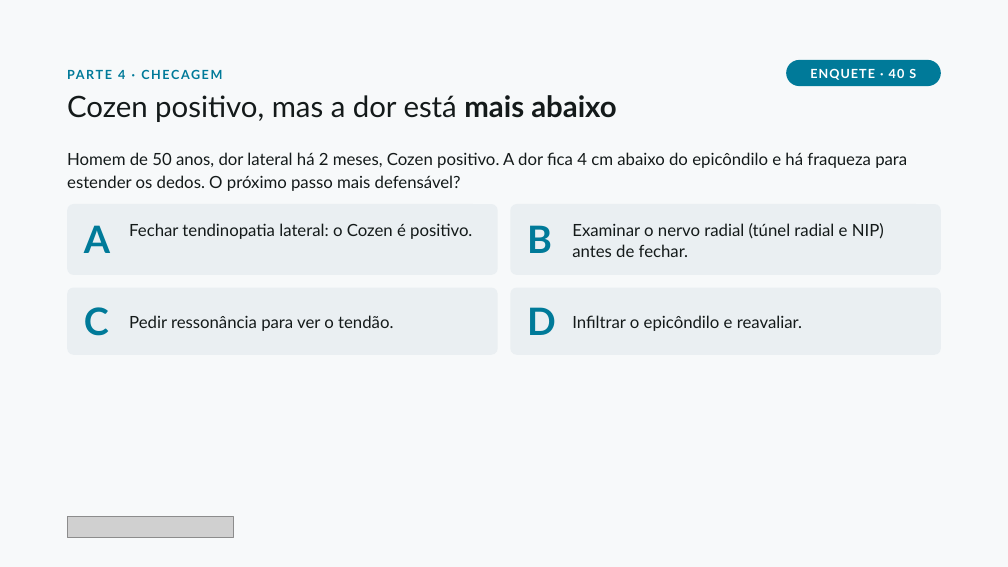
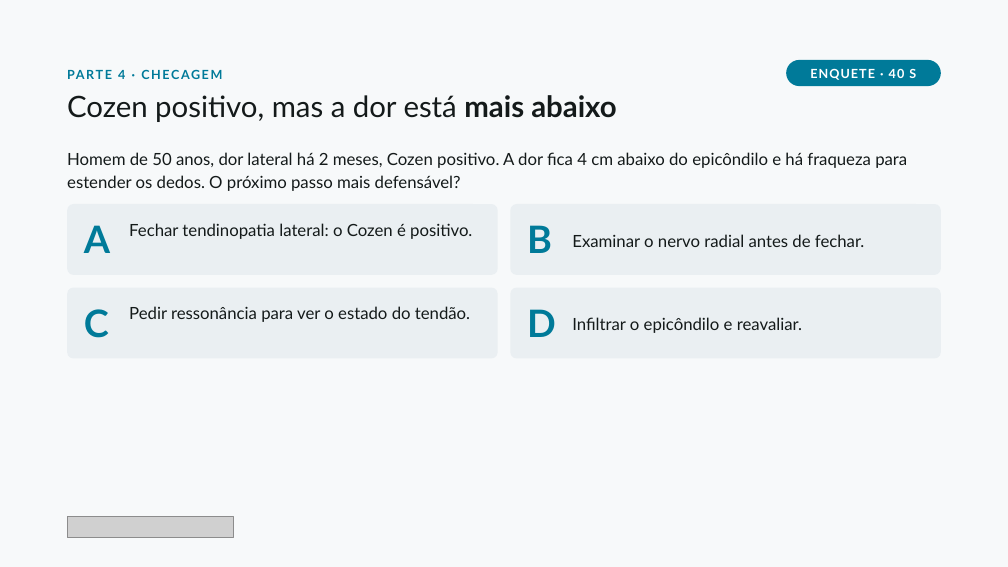
Before and after one commit to dossantosdanieel/illic, a slide deck: slide 27 of aulas/2026-11-cotovelo-lateral-1-diagnostico/04_aula/cotovelo-lateral-1-diagnostico.pptx. Drawn at 1008x567 pixels with LibreOffice and Linux fonts; fonts in the diff are those of the drawing; grey boxes stand for pictures. Boxes give left, top, right and bottom in pixels: in the first picture for what was removed or moved away, otherwise in the second. Text is boxed around its words. In the diff, an @@ line names an element or a change of style, - is before the commit and + after.

```diff
--- a/aulas/2026-11-cotovelo-lateral-1-diagnostico/04_aula/cotovelo-lateral-1-diagnostico.pptx
+++ b/aulas/2026-11-cotovelo-lateral-1-diagnostico/04_aula/cotovelo-lateral-1-diagnostico.pptx
@@ text at [572, 234, 864, 247]: text changed @@
-Examinar o nervo radial (túnel radial e NIP) antes de fechar.
+Examinar o nervo radial antes de fechar.
@@ rounded rectangle at [67, 287, 498, 358]: proportions changed @@
@@ rounded rectangle at [510, 287, 941, 358]: proportions changed @@
@@ text at [129, 306, 470, 322]: text changed @@
-Pedir ressonância para ver o tendão.
+Pedir ressonância para ver o estado do tendão.
```
Also in this commit, not shown: 3 other slides changed, 21 other files.
